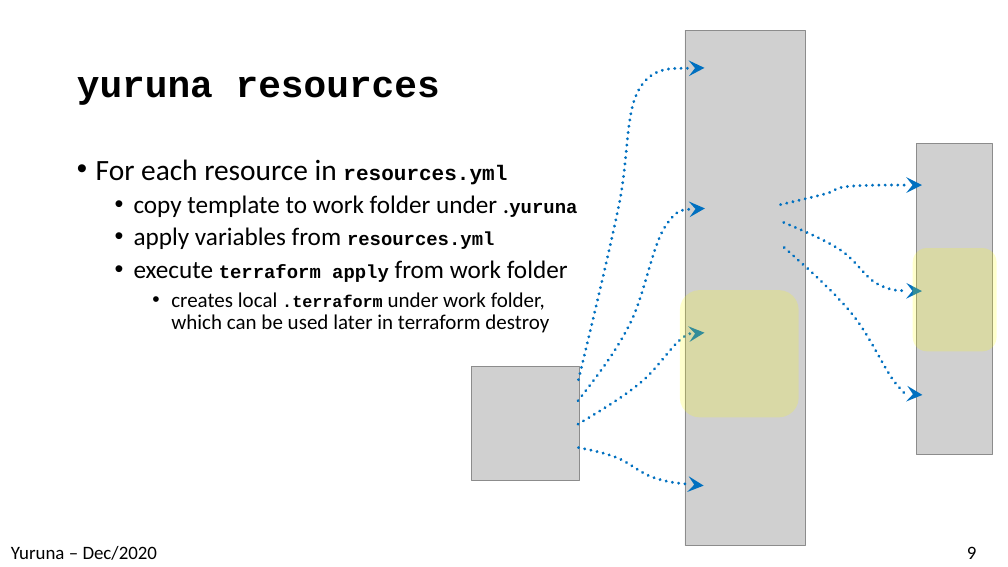
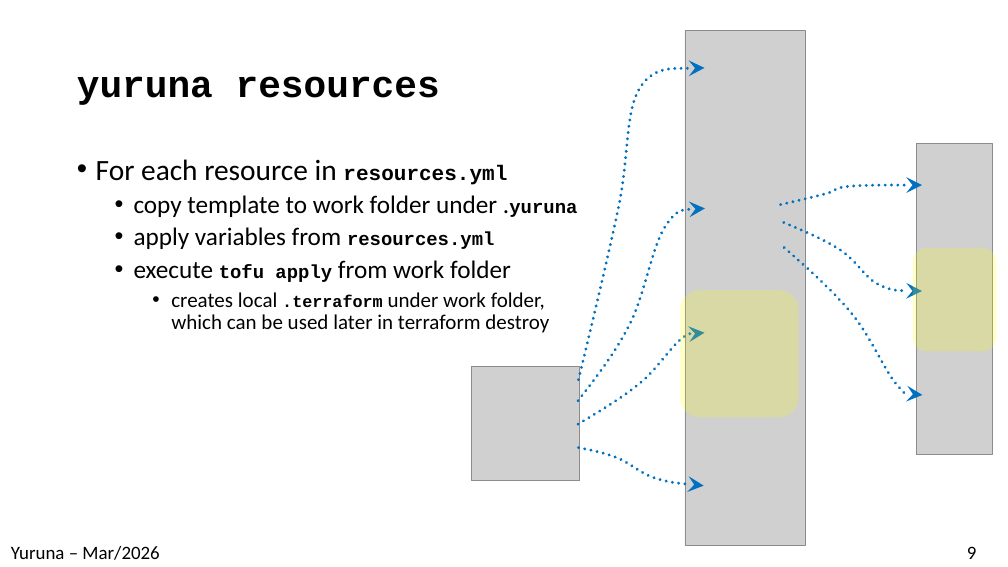
Before and after one commit to alissonsol/yuruna, a slide deck: slide 9 of docs/yuruna.pptx. Drawn at 1008x567 pixels with LibreOffice and Linux fonts; fonts in the diff are those of the drawing; grey boxes stand for pictures. Boxes give left, top, right and bottom in pixels: in the first picture for what was removed or moved away, otherwise in the second. Text is boxed around its words. In the diff, an @@ line names an element or a change of style, - is before the commit and + after.

```diff
--- a/docs/yuruna.pptx
+++ b/docs/yuruna.pptx
@@ text at [134,260,511,282]: text changed @@
-  • execute terraform apply from work folder
+  • execute tofu apply from work folder
@@ text at [11,546,159,560]: text changed @@
-Yuruna – Dec/2020
+Yuruna – Mar/2026
```
Also in this commit, not shown: 17 other slides changed, 7 other files.
